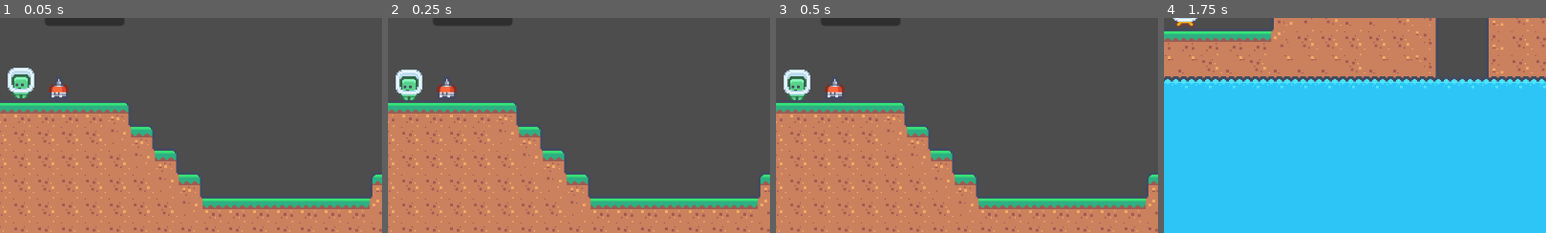
Above: before the commit, frames 1-4 (left to right).
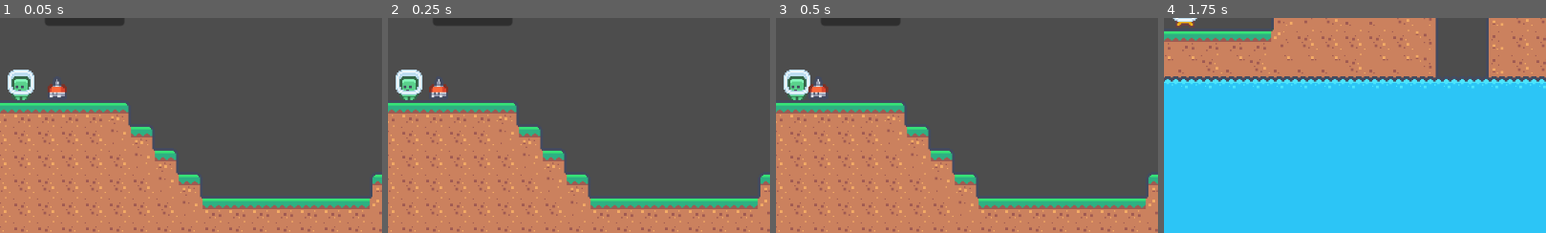
Above: after the commit, the same moments.

Repository: philipheindel/GodotPlatformer
Game: Godot game, scene res://main.tscn
The game is run twice, just before and just after one commit, with the same random seed, the same clock (stepped at 60 frames per second) and the same inputs.
Inputs:
- Up to frame 1 (0.05 s): no input
- Up to frame 2 (0.25 s): no input
- Up to frame 3 (0.5 s): no input
- Up to frame 4 (1.75 s): click "Start" at 0.5 s; tap Enter (ui_accept) at 1.25 s; hold Right (ui_right) from 1.28 s (still down); hold Enter (ui_accept) from 1.28 s (still down)
The pictures show only the part of the screen within x 47-97%, y 48-98%; the shares and areas given below are measured in that part.

The runs differ from the first frame. In frame 1, 0.8% of the frame differs, in the area x 2-18%, y 23-39%; in frame 2, 0.4%; in frame 3, 0.5%; in frame 4, nothing differs.

Commit message:
Migrated drill_head mob from CharacterBody2D to Node2D and added patrol animation

Diff:
--- a/entities/drill_head/drill_head.gd
+++ b/entities/drill_head/drill_head.gd
@@ -1,4 +1,4 @@
-extends CharacterBody2D
+extends Node2D
 
 
 const SPEED = 300.0
@@ -11,19 +11,19 @@
 
 func _physics_process(delta) -> void:
 	return
-	if not is_on_floor():
-		velocity.y += gravity * delta
+	if not $CharacterBody2D.is_on_floor():
+		$CharacterBody2D.velocity.y += gravity * delta
 
-	if Input.is_action_just_pressed("ui_accept") and is_on_floor():
-		velocity.y = JUMP_VELOCITY
+	if Input.is_action_just_pressed("ui_accept") and $CharacterBody2D.is_on_floor():
+		$CharacterBody2D.velocity.y = JUMP_VELOCITY
 
 	var direction = Input.get_axis("ui_left", "ui_right")
 	if direction:
-		velocity.x = direction * SPEED
+		$CharacterBody2D.velocity.x = direction * SPEED
 	else:
-		velocity.x = move_toward(velocity.x, 0, SPEED)
+		$CharacterBody2D.velocity.x = move_toward($CharacterBody2D.velocity.x, 0, SPEED)
 
-	move_and_slide()
+	$CharacterBody2D.move_and_slide()
 
 
 func _on_area_2d_body_entered(body) -> void:
--- a/entities/drill_head/drill_head.tscn
+++ b/entities/drill_head/drill_head.tscn
@@ -28,19 +28,48 @@
 [sub_resource type="RectangleShape2D" id="RectangleShape2D_hcp02"]
 size = Vector2(11, 9)
 
-[node name="Drill_Head" type="CharacterBody2D"]
+[sub_resource type="Animation" id="Animation_20ewu"]
+resource_name = "patrol"
+length = 6.0
+tracks/0/type = "value"
+tracks/0/imported = false
+tracks/0/enabled = true
+tracks/0/path = NodePath("CharacterBody2D:position")
+tracks/0/interp = 1
+tracks/0/loop_wrap = true
+tracks/0/keys = {
+"times": PackedFloat32Array(0, 6),
+"transitions": PackedFloat32Array(1, 1),
+"update": 0,
+"values": [Vector2(0, 0), Vector2(-150, 0)]
+}
+
+[sub_resource type="AnimationLibrary" id="AnimationLibrary_ynigb"]
+_data = {
+"patrol": SubResource("Animation_20ewu")
+}
+
+[node name="Drill_Head" type="Node2D"]
 script = ExtResource("1_xbahd")
 
-[node name="AnimatedSprite2D" type="AnimatedSprite2D" parent="."]
+[node name="CharacterBody2D" type="CharacterBody2D" parent="."]
+
+[node name="AnimatedSprite2D" type="AnimatedSprite2D" parent="CharacterBody2D"]
 sprite_frames = SubResource("SpriteFrames_qh14m")
 
-[node name="CollisionShape2D" type="CollisionShape2D" parent="."]
+[node name="CollisionShape2D" type="CollisionShape2D" parent="CharacterBody2D"]
 position = Vector2(-0.5, 7.5)
 shape = SubResource("RectangleShape2D_hcp02")
 
-[node name="Area2D" type="Area2D" parent="."]
+[node name="Area2D" type="Area2D" parent="CharacterBody2D"]
 
-[node name="CollisionPolygon2D" type="CollisionPolygon2D" parent="Area2D"]
+[node name="CollisionPolygon2D" type="CollisionPolygon2D" parent="CharacterBody2D/Area2D"]
 polygon = PackedVector2Array(-1, -4, -4, 1, -7, 4, -7, 12, 6, 12, 6, 4, 3, 1, 0, -4)
 
-[connection signal="body_entered" from="Area2D" to="." method="_on_area_2d_body_entered"]
+[node name="AnimationPlayer" type="AnimationPlayer" parent="."]
+libraries = {
+"": SubResource("AnimationLibrary_ynigb")
+}
+autoplay = "patrol"
+
+[connection signal="body_entered" from="CharacterBody2D/Area2D" to="." method="_on_area_2d_body_entered"]
--- a/main.tscn
+++ b/main.tscn
@@ -17,7 +17,7 @@
 layer_2/tile_data = PackedInt32Array(196619, 589827, 2, 131083, 589827, 2, 65547, 589827, 2, 196618, 589827, 2, 131082, …(38817 unchanged characters)…
 
 [node name="Player" parent="." instance=ExtResource("2_tpj0s")]
-position = Vector2(601, 39)
+position = Vector2(601, 42)
 
 [node name="Coin_Block" parent="." instance=ExtResource("3_xiees")]
 position = Vector2(512, 4)
Not shown: 1 places in entities/drill_head/drill_head.tscn that only renumber resources
